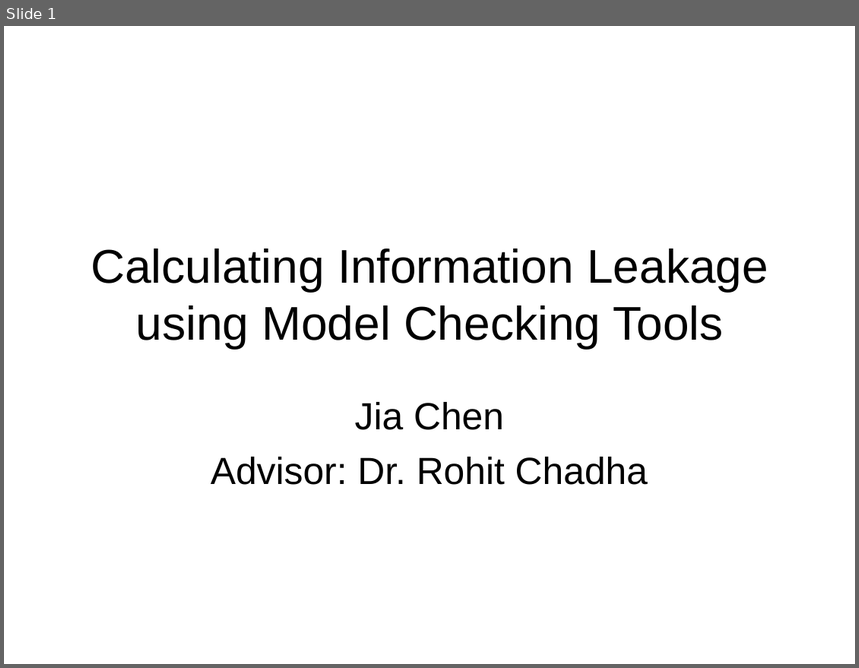
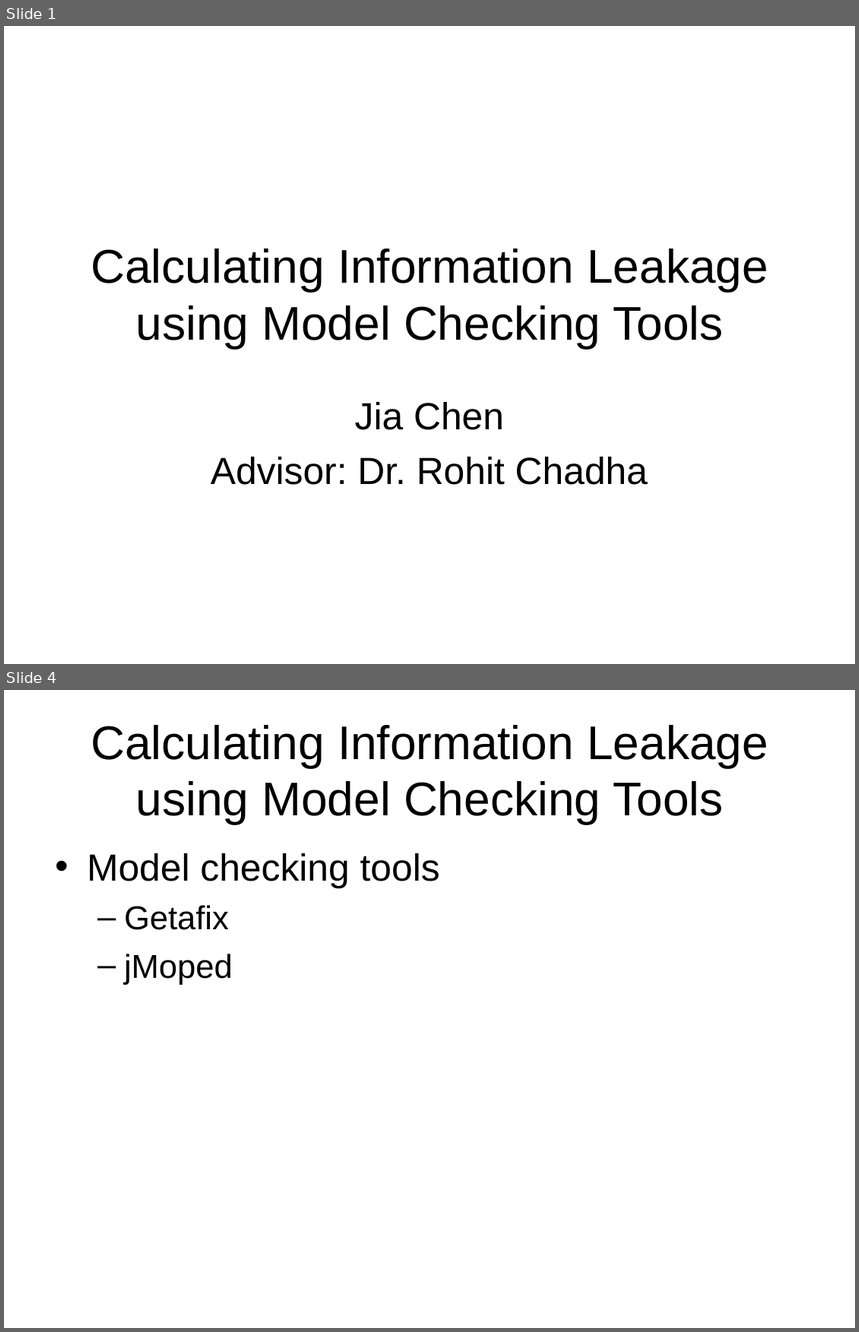
Before and after one commit to chenjiia/Thesis, a slide deck: thesis_presentation/presentation.ppt. Shown one above the other, each under a label of ours: slide 1 before the commit, slides 1 and 4 after it; the slides between them are not shown. The pictures are 859x668 and 859x1332 pixels, drawn with LibreOffice and Linux fonts; fonts in the diff are those of the drawing. Boxes give left, top, right and bottom in pixels: in the first picture for what was removed or moved away, otherwise in the second. Text is boxed around its words. In the diff, an @@ line names an element or a change of style, - is before the commit and + after.

```diff
--- a/thesis_presentation/presentation.ppt
+++ b/thesis_presentation/presentation.ppt
@@ slide 4 added at [4, 690, 855, 1328], background #FFFFFF @@
@@ title added at [91, 725, 769, 824], 40 pt, text #000000 @@
+Calculating Information Leakage using Model Checking Tools
@@ text added at [87, 853, 440, 985], 32 pt, text #000000 @@
+• Model checking tools
+  – Getafix
+  – jMoped
```
Also in this commit, not shown: 1 slide changed, 13 other slides added.
